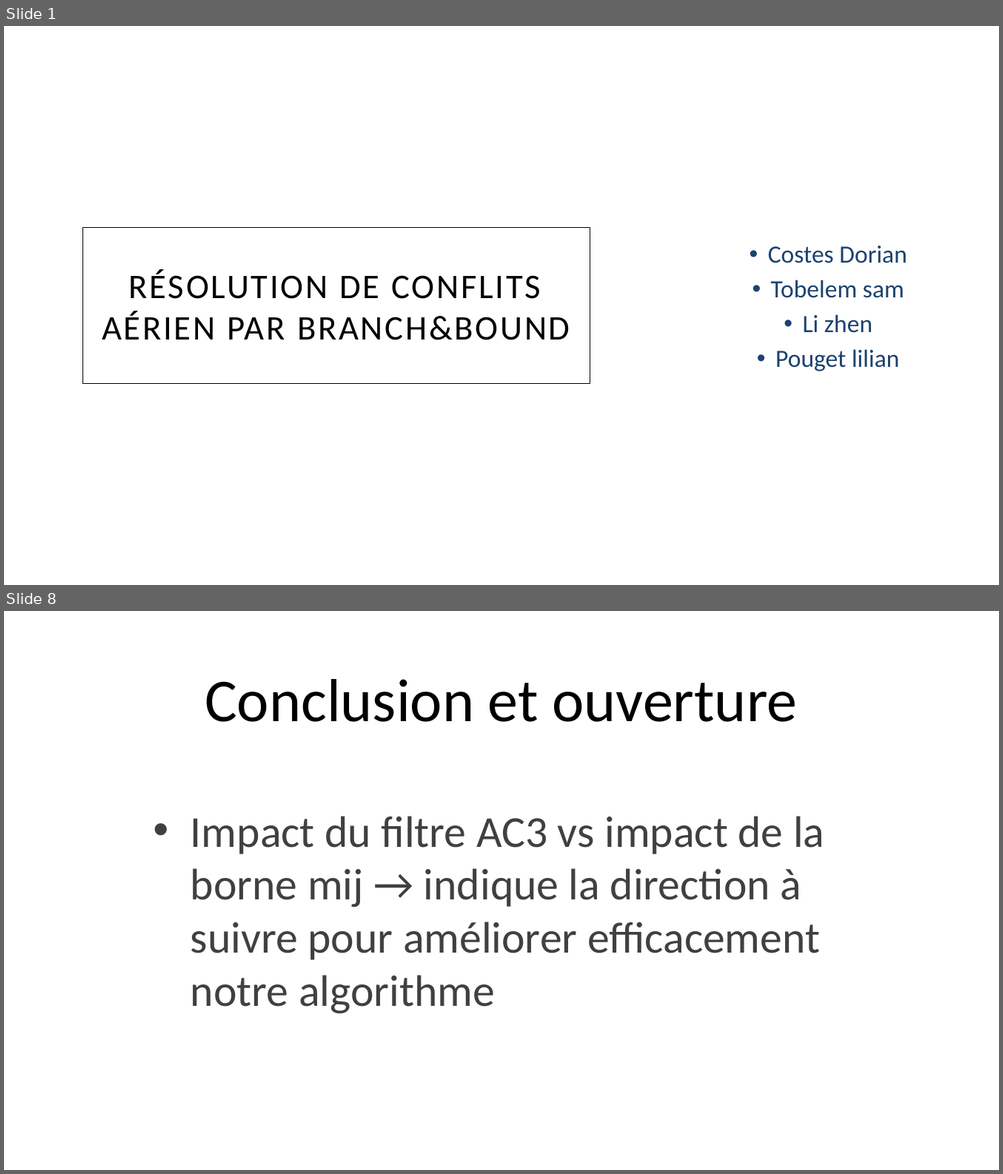
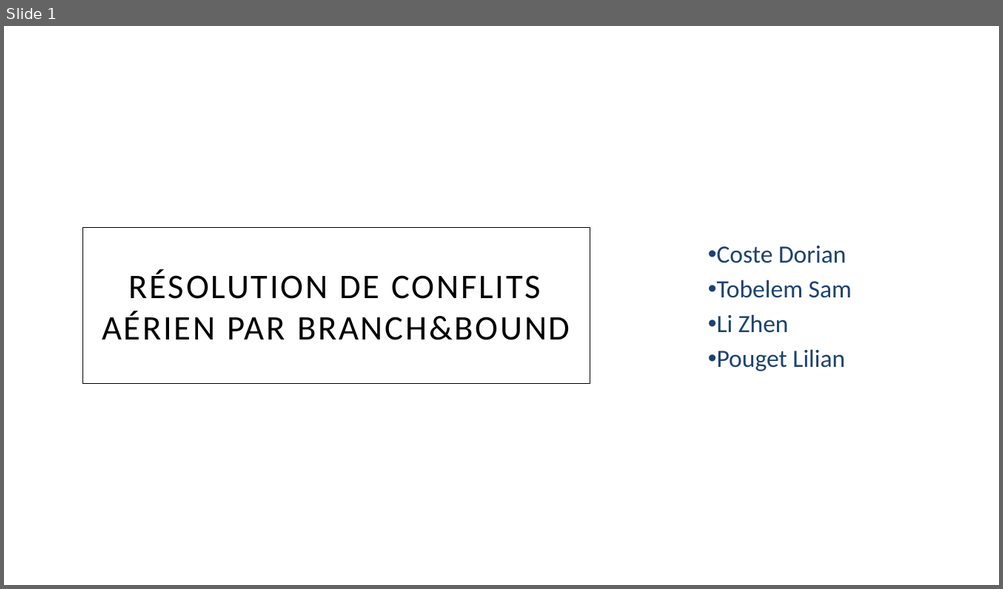
Before and after one commit to doriancoste/conflicts_resolution, a slide deck: template.pptx. Shown one above the other, each under a label of ours: slides 1 and 8 before the commit, slide 1 after it; the slides between them are not shown. The pictures are 1003x1174 and 1003x589 pixels, drawn with LibreOffice and Linux fonts; fonts in the diff are those of the drawing; background and template pictures are left out. Boxes give left, top, right and bottom in pixels: in the first picture for what was removed or moved away, otherwise in the second. Text is boxed around its words. In the diff, an @@ line names an element or a change of style, - is before the commit and + after.

```diff
--- a/template.pptx
+++ b/template.pptx
@@ slide 8 removed at (x1=4, y1=611, x2=999, y2=1170), background picture (left out) @@
@@ title removed at (x1=205, y1=679, x2=797, y2=722) @@
-Conclusion et ouverture
@@ text removed at (x1=190, y1=816, x2=824, y2=1014) @@
-• Impact du filtre AC3 vs impact de la borne mij → indique la direction à suivre pour améliorer efficacement notre algorithme
@@ slide 1 changed as well @@
@@ subtitle at (x1=717, y1=246, x2=851, y2=372): text changed @@
-• Costes Dorian
-• Tobelem sam
-• Li zhen
-• Pouget lilian
+• Coste Dorian
+• Tobelem Sam
+• Li Zhen
+• Pouget Lilian
```
Also in this commit, not shown: 2 other slides changed, 14 slides added, 4 other slides removed, 2 other files.
